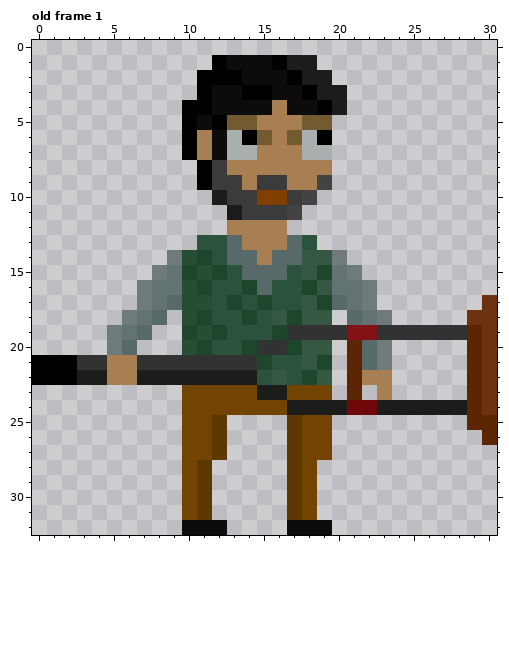
One commit to this pixel-art file: src/sprites/player.ase. This is how it looked before the edit.
31x33 pixels, 6 frames. Colours within 5 levels of each other are drawn and written as one. Shown: old frame 1. The commit also changed other frames, which this record leaves out.
The same view after the edit:
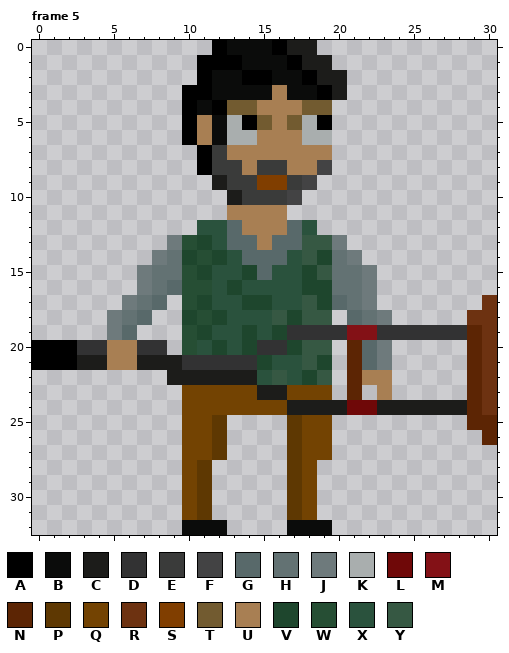
Palette (. is transparent): A #000000  B #0b0c0b  C #1c1c1a  D #323233  E #3a3b3a  F #434344  G #58696a  H #637273  J #6e7a7c  K #a9aeae  L #6f0808  M #831116  N #5c2504  P #5e3802  Q #734302  R #6d3211  S #803e00  T #725b30  U #a87f53  V #1e462d  W #264e34  X #2a523d  Y #365843
A new or re-ordered frame is compared with the old frame closest to it.
Commit message: added idle animation
Difference:
frames re-ordered
Changed rows in their new state; - is an unchanged pixel.
Frame 5 against old frame 1, layer "Developer idle right":
first column x 0:
 0 ------------ABBBACC----
 1 -----------A-A--BA-C---
 2 ------------BBAA-BA-C--
 3 ----------A---BBU-BA---
 4 -----------BATTU-UTT.--
 5 -----------UBKAT-TKA---
 6 --------------KU-U-K---
 7 ----------.AEUU---UU---
 8 -------------E-EE--F---
 9 -----------.C-ESSEF.---
10 ------------.C-EEF.----
11 -------------UUUU.-----
12 -----------XXG---GX----
13 ---------JWV--G-G-YYJ--
14 --------JHVWVX-G-X-VHJ-
15 -------JH-WVX-V-X-VY-HJ
16 ---------G-W-VXX---V---
17 ------JHG.-V-XV--------
18 -----JHG.-VWV-X--------
19 ------G.--WVX-V--------
20 AAADDUUDD--XV----------
21 ---CC--CCC-------------
22 .........--------------
Changed places in both pictures, as pixel boxes (x1, y1, x2, y2):
changed: (32, 40, 377, 385)
